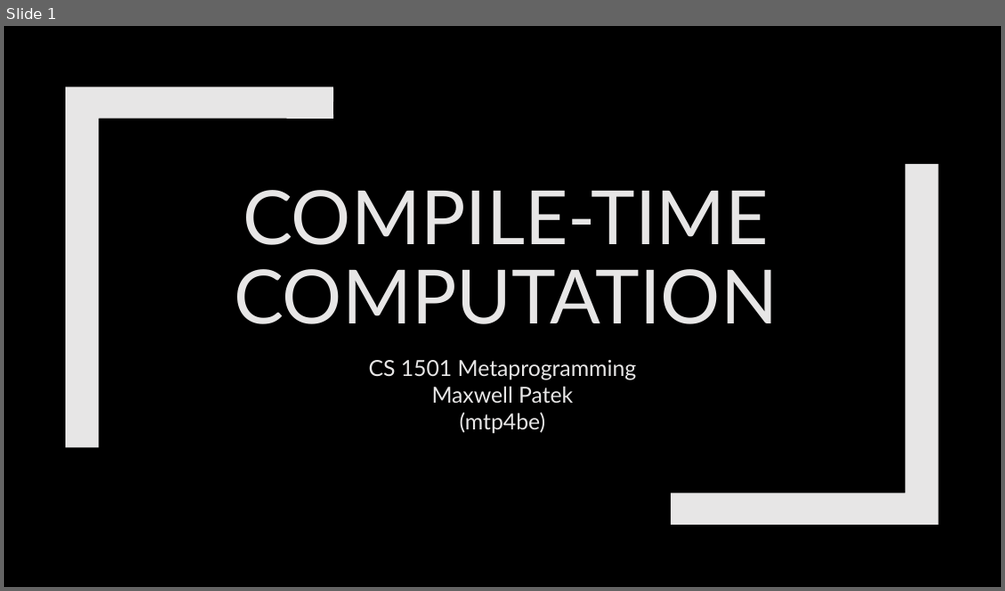
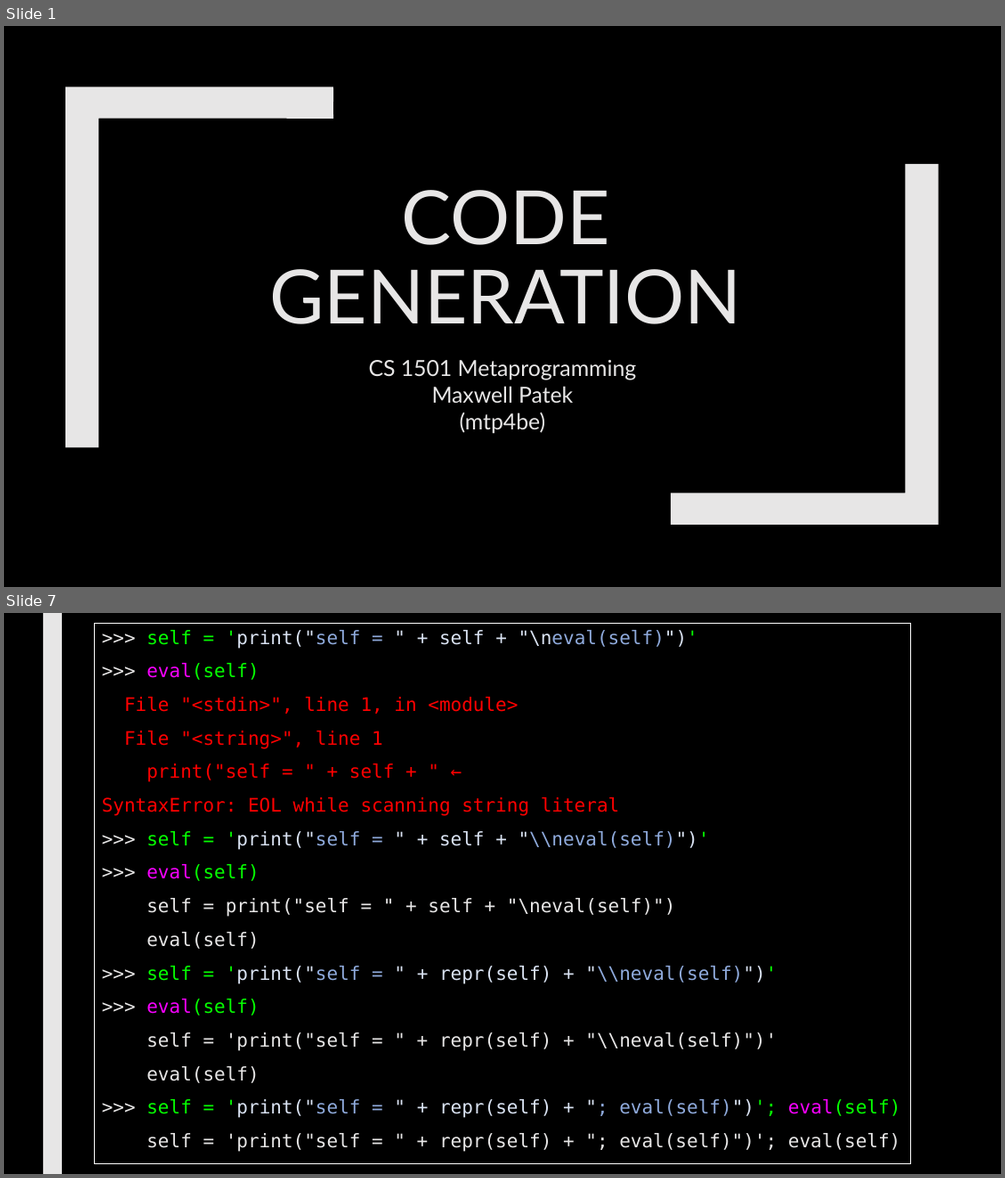
Before and after one commit to max7patek/metaprogramming, a slide deck: slides/09-CodeGeneration.pptx. Shown one above the other, each under a label of ours: slide 1 before the commit, slides 1 and 7 after it; the slides between them are not shown. The pictures are 1005x591 and 1005x1178 pixels, drawn with LibreOffice and Linux fonts; fonts in the diff are those of the drawing. Boxes give left, top, right and bottom in pixels: in the first picture for what was removed or moved away, otherwise in the second. Text is boxed around its words. In the diff, an @@ line names an element or a change of style, - is before the commit and + after.

Commit message:
Code Generation

```diff
--- a/slides/09-CodeGeneration.pptx
+++ b/slides/09-CodeGeneration.pptx
@@ slide 7 added at (x1=4, y1=613, x2=1001, y2=1174), background #000000 @@
@@ rectangle added at (x1=43, y1=613, x2=62, y2=1174), fill #E7E6E6 @@
@@ rectangle added at (x1=95, y1=624, x2=911, y2=1163), fill #000000, outline #FFFFFF 0.75 pt, 18 pt, text #E7E6E6 @@
+>>> self = 'print("self = " + self + "\neval(self)")'
+>>> eval(self)
+File "<stdin>", line 1, in <module>
+File "<string>", line 1
+print("self = " + self + " ←
+SyntaxError: EOL while scanning string literal
+>>> self = 'print("self = " + self + "\\neval(self)")'
+>>> eval(self)
+self = print("self = " + self + "\neval(self)")
+eval(self)
+>>> self = 'print("self = " + repr(self) + "\\neval(self)")'
+>>> eval(self)
+self = 'print("self = " + repr(self) + "\\neval(self)")'
+eval(self)
+>>> self = 'print("self = " + repr(self) + "; eval(self)")'; eval(self)
+self = 'print("self = " + repr(self) + "; eval(self)")'; eval(self)
@@ slide 1 changed as well @@
@@ title at (x1=269, y1=190, x2=741, y2=324): text changed @@
-COMPILE-TIME COMPUTATION
+CODE GENERATION
```
Also in this commit, not shown: 16 other slides added, 21 slides removed, 2 other files.
